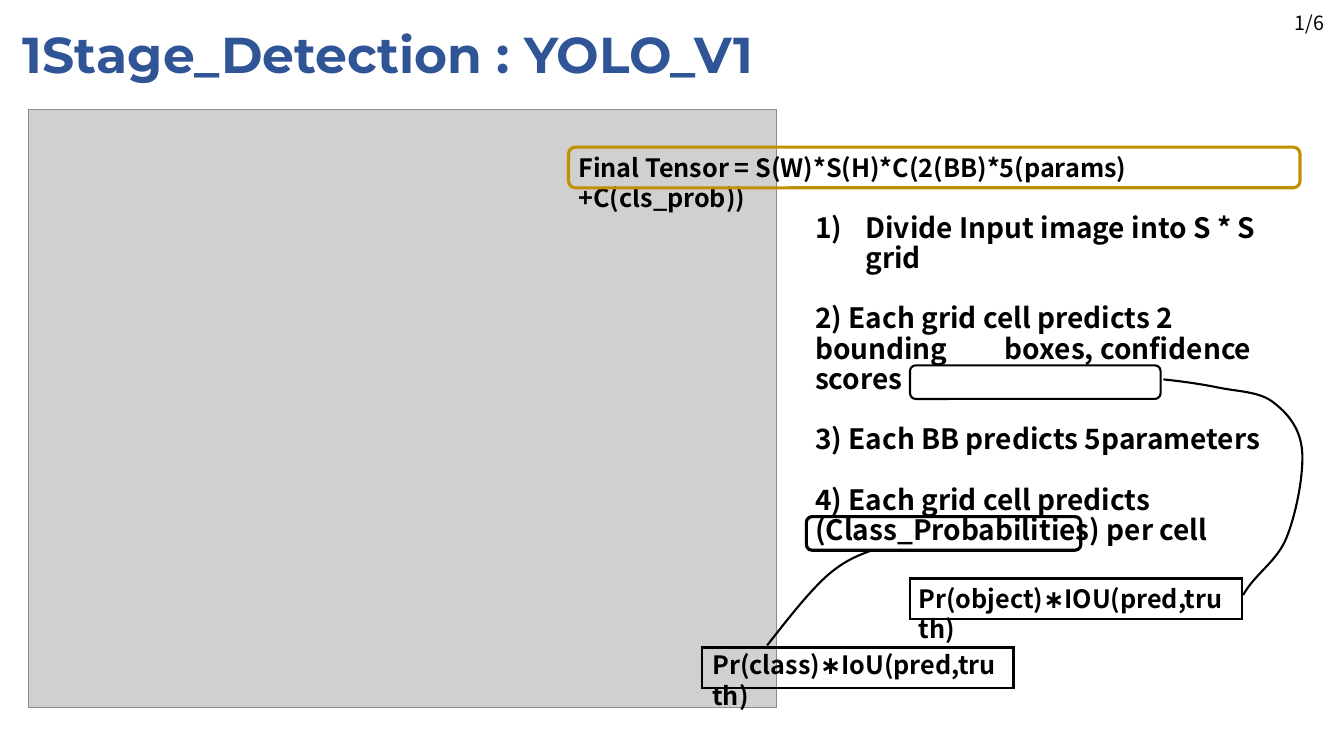
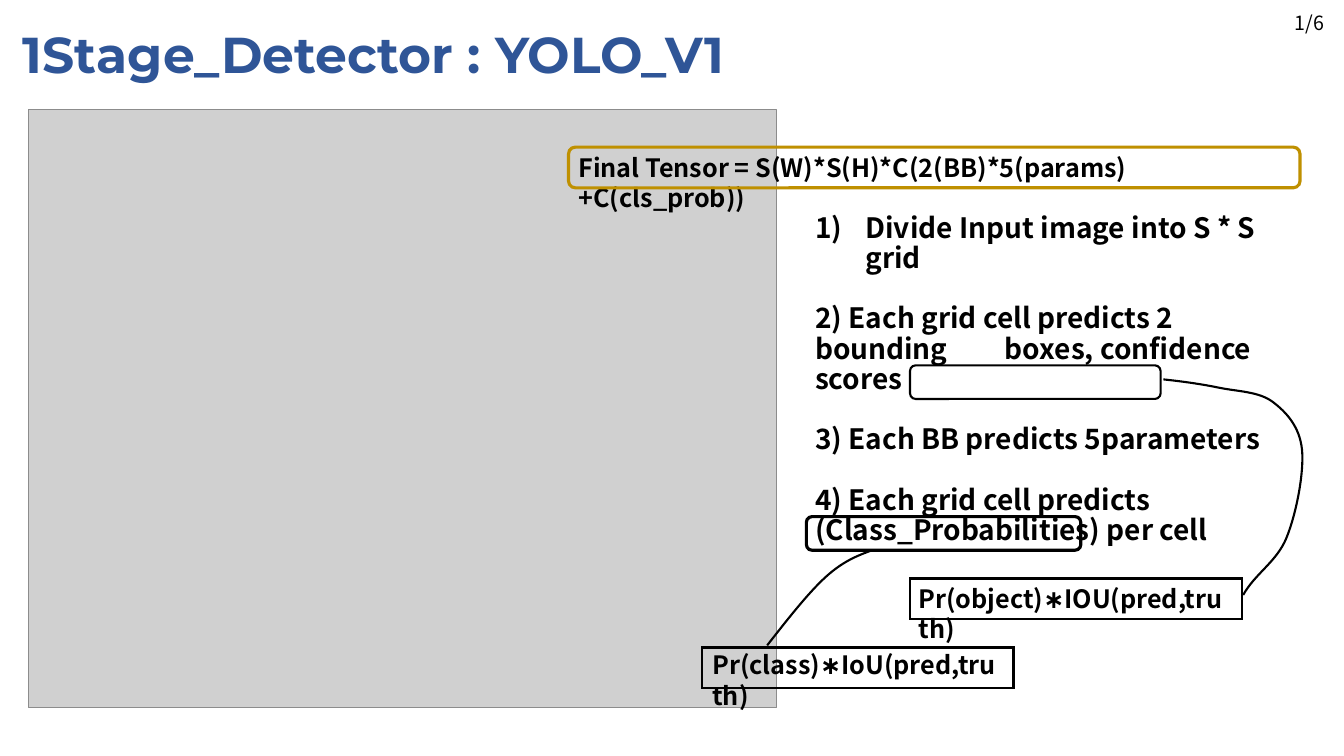
Before and after one commit to JaeHyung-Jung/Seminar_Deeplearning, a slide deck: slide 2 of 2nd_week/Seminar_2nd_week_1Stage.pptx. Drawn at 1344x756 pixels with LibreOffice and Linux fonts; fonts in the diff are those of the drawing; grey boxes stand for pictures. Boxes give left, top, right and bottom in pixels: in the first picture for what was removed or moved away, otherwise in the second. Text is boxed around its words. In the diff, an @@ line names an element or a change of style, - is before the commit and + after.

```diff
--- a/2nd_week/Seminar_2nd_week_1Stage.pptx
+++ b/2nd_week/Seminar_2nd_week_1Stage.pptx
@@ text at [23, 37, 724, 83]: text changed @@
-1Stage_Detection : YOLO_V1
+1Stage_Detector : YOLO_V1
```
Also in this commit, not shown: 7 other slides changed, 4 slides added, 2 slides removed.
